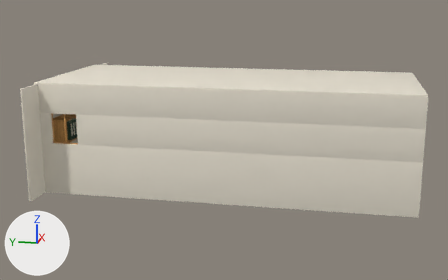
The glTF model assets/desk/escriptori.glb: old version first, new version second.
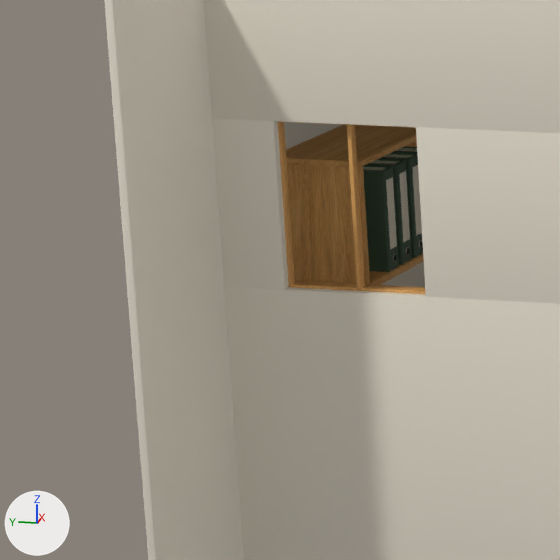
Each version is shown whole from a 50 mm lens placed at (-68.2, -30.3, 17.9), pointed at (-0.5, -16.8, 1.0), then close up on the part from 0% to 23% of the width and 33% to 69% of the height. Arrows for +X, +Y and +Z are at lower left; the lights stay in place. The last two pictures show the newer version. Where no turn or scale is listed for an object, it has been applied to the vertices.

Objects in the first close-up: 'BackCover', 'RoomSurfaces', 'Spine_plec', 'Spine_trama' and 13 more.
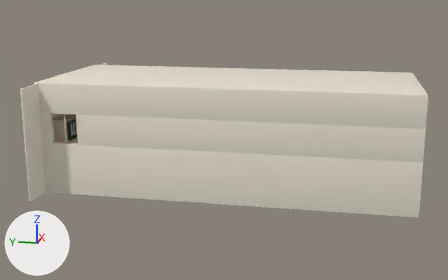
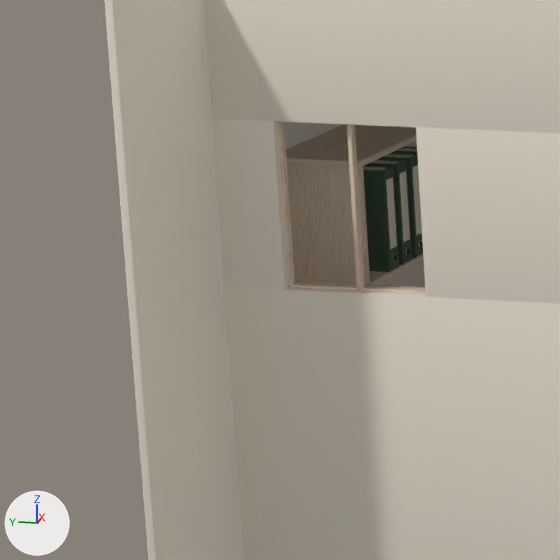
What differs and where, as boxes [x1, y1, x2, y2] in the close-ups (560 x 560 px):
'RoomSurfaces', surface changed (lighter): [275, 119, 428, 298] in both
'Spine_plec', moved: before [382, 166, 399, 272]; after [383, 166, 399, 272]
'Spine_trama', moved: before [396, 160, 412, 264]; after [396, 160, 412, 265]

The change, as a list of edits to the scene's bpy script:
```text
Add img_oak_color:
    img_oak_color = load_image('oak-color', '_unpacked/oak-color', 2048, 2048, 'sRGB')
Change mat_oak_001_room:
    mat_oak_001_room.texture: img_oak -> img_oak_color
Change ob_spine_plec:
    ob_spine_plec.location: (-4.85, -0.22, 2.27) -> (-4.85, -0.25, 2.27)
Change ob_spine_trama:
    ob_spine_trama.location: (-4.23, -0.22, 2.27) -> (-4.23, -0.25, 2.27)
```
